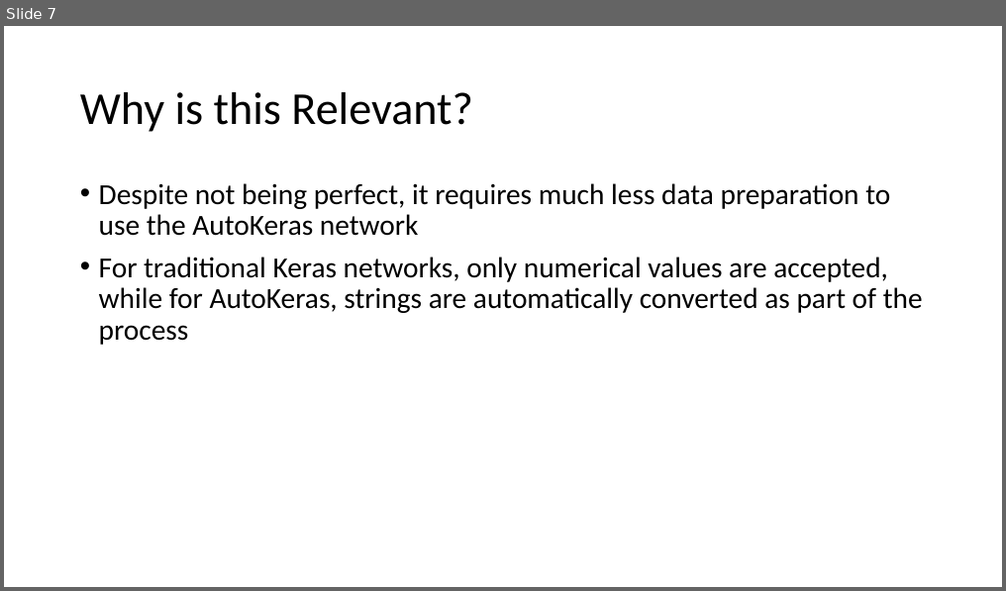
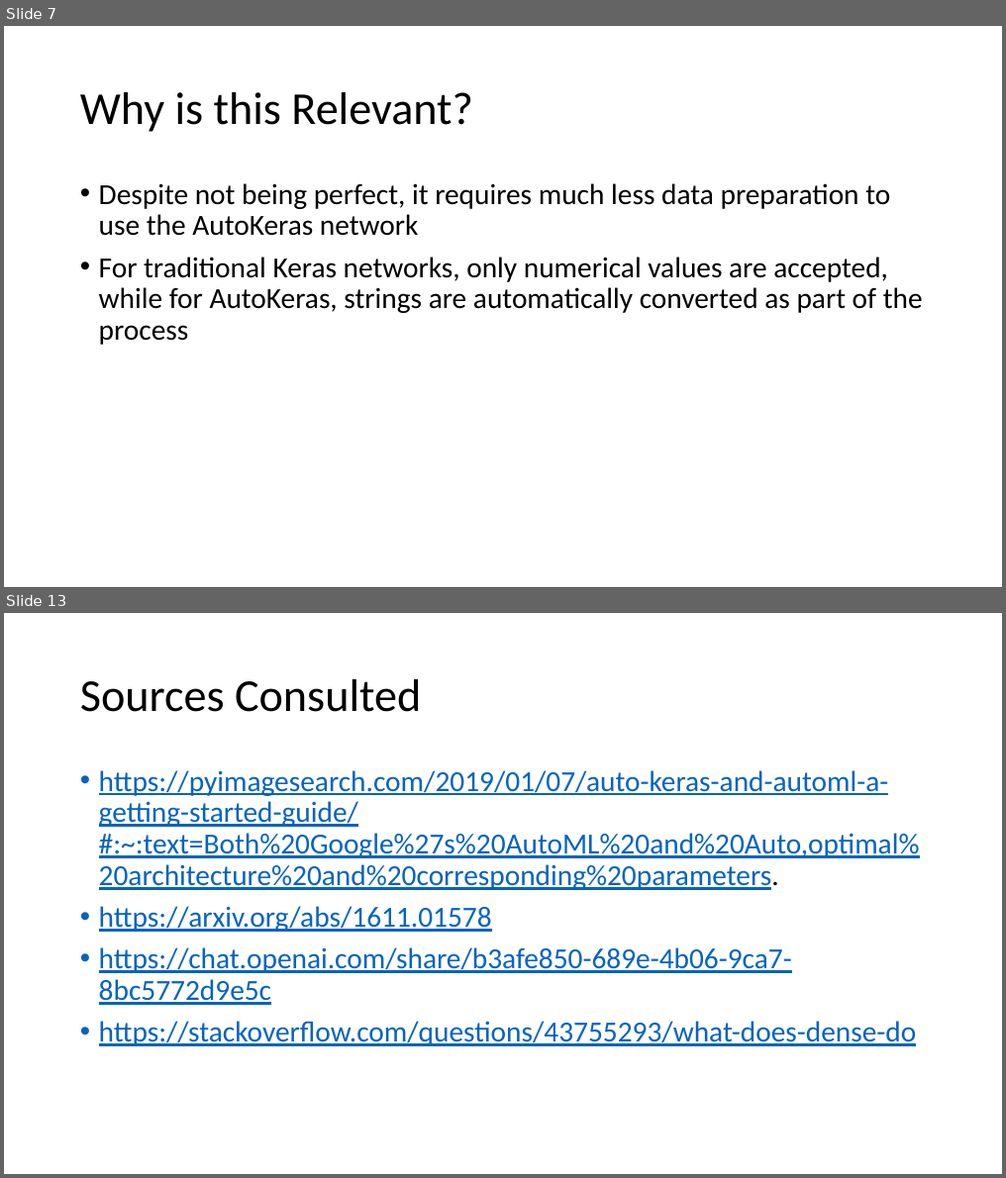
Before and after one commit to AdamWojtul28/Moffitt-Data-Analysis, a slide deck: Presentations/AutoKeras_Demo.pptx. Shown one above the other, each under a label of ours: slide 7 before the commit, slides 7 and 13 after it; the slides between them are not shown. The pictures are 1006x591 and 1006x1178 pixels, drawn with LibreOffice and Linux fonts; fonts in the diff are those of the drawing; background and template pictures are left out. Boxes give left, top, right and bottom in pixels: in the first picture for what was removed or moved away, otherwise in the second. Text is boxed around its words. In the diff, an @@ line names an element or a change of style, - is before the commit and + after.

Commit message:
Updated AutoKeras Demo

```diff
--- a/Presentations/AutoKeras_Demo.pptx
+++ b/Presentations/AutoKeras_Demo.pptx
@@ slide 13 added at box(4, 613, 1002, 1174), background picture (left out) @@
@@ title added at box(80, 679, 421, 712), 44 pt, text #000000 @@
+Sources Consulted
@@ text added at box(99, 770, 920, 1047), 28 pt, text #0563C1, underline @@
+• https://pyimagesearch.com/2019/01/07/auto-keras-and-automl-a-getting-started-guide/#:~:text=Both%20Google%27s%20AutoML%20and%20Auto,optimal%20architecture%20and%20corresponding%20parameters.
+• https://arxiv.org/abs/1611.01578
+• https://chat.openai.com/share/b3afe850-689e-4b06-9ca7-8bc5772d9e5c
+• https://stackoverflow.com/questions/43755293/what-does-dense-do
```
Also in this commit, not shown: 4 slides changed, 4 other slides added, 1 slide removed, 1 other file.
